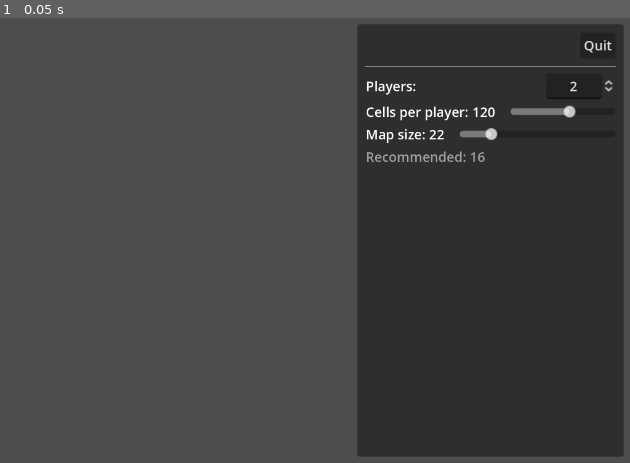
Above: before the commit, frame 1.
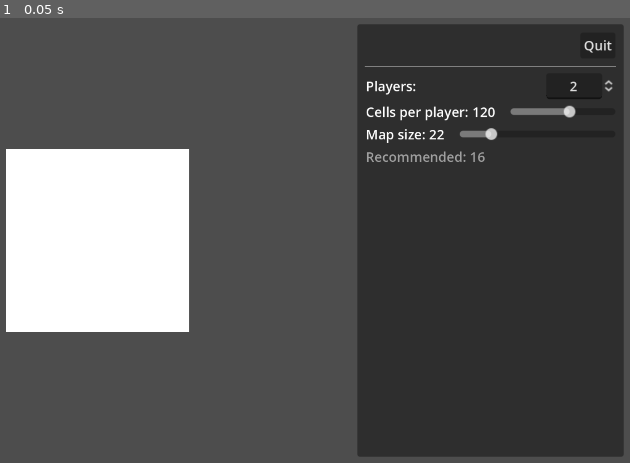
Above: after the commit, the same moment.

Repository: wadcom/kisarra-mapgen
Game: Godot game, scene res://main.tscn
The game is run twice, just before and just after one commit, with the same random seed, the same clock (stepped at 60 frames per second) and the same inputs.
Inputs:
- Up to frame 1 (0.05 s): no input

The runs differ from the first frame. In frame 1, 12% of the frame differs, in the area x 0-30%, y 29-71%.

Commit message:
Draw map rectangle

Diff:
--- a/main.gd
+++ b/main.gd
@@ -1 +1,5 @@
 extends MarginContainer
+
+
+func _on_parameters_changed(params):
+	%MapArea.update_parameters(params)
--- a/main.tscn
+++ b/main.tscn
@@ -1,7 +1,8 @@
-[gd_scene load_steps=3 format=3 uid="uid://dgxgawmmqyyqm"]
+[gd_scene load_steps=4 format=3 uid="uid://dgxgawmmqyyqm"]
 
 [ext_resource type="Script" path="res://main.gd" id="1_43uwm"]
 [ext_resource type="PackedScene" uid="uid://dx3nhpeskgree" path="res://side_panel.tscn" id="2_fiq7s"]
+[ext_resource type="PackedScene" uid="uid://ca8i0jh687k0m" path="res://map_area.tscn" id="2_rts0s"]
 
 [node name="Main" type="MarginContainer"]
 anchors_preset = 15
@@ -22,6 +23,10 @@
 layout_mode = 2
 size_flags_horizontal = 3
 
+[node name="MapArea" parent="HBoxContainer/CenteredArea" instance=ExtResource("2_rts0s")]
+unique_name_in_owner = true
+layout_mode = 2
+
 [node name="Panel" type="PanelContainer" parent="HBoxContainer"]
 layout_mode = 2
 
@@ -34,3 +39,5 @@
 
 [node name="SidePanel" parent="HBoxContainer/Panel/MarginContainer" instance=ExtResource("2_fiq7s")]
 layout_mode = 2
+
+[connection signal="parameters_changed" from="HBoxContainer/Panel/MarginContainer/SidePanel" to="." method="_on_parameters_changed"]
--- /dev/null
+++ b/map_area.gd
@@ -0,0 +1,6 @@
+extends ColorRect
+
+const PIXELS_PER_CELL_SIDE = 10
+
+func update_parameters(params):
+	custom_minimum_size = Vector2.ONE * PIXELS_PER_CELL_SIDE * params.map_size
--- /dev/null
+++ b/map_area.tscn
@@ -0,0 +1,13 @@
+[gd_scene load_steps=2 format=3 uid="uid://ca8i0jh687k0m"]
+
+[ext_resource type="Script" path="res://map_area.gd" id="1_8qfge"]
+
+[node name="MapArea" type="ColorRect"]
+anchors_preset = 15
+anchor_right = 1.0
+anchor_bottom = 1.0
+grow_horizontal = 2
+grow_vertical = 2
+size_flags_horizontal = 4
+size_flags_vertical = 4
+script = ExtResource("1_8qfge")
